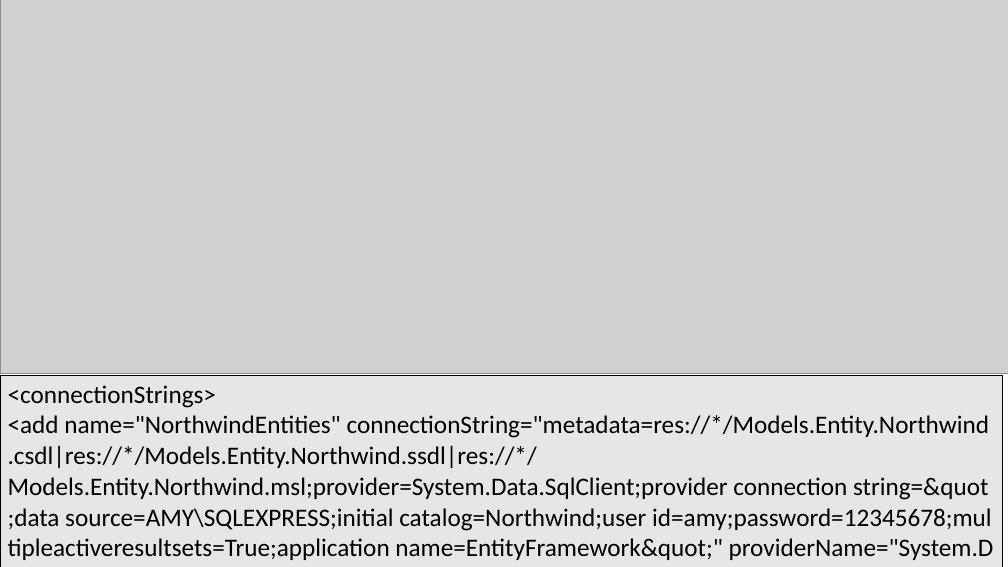
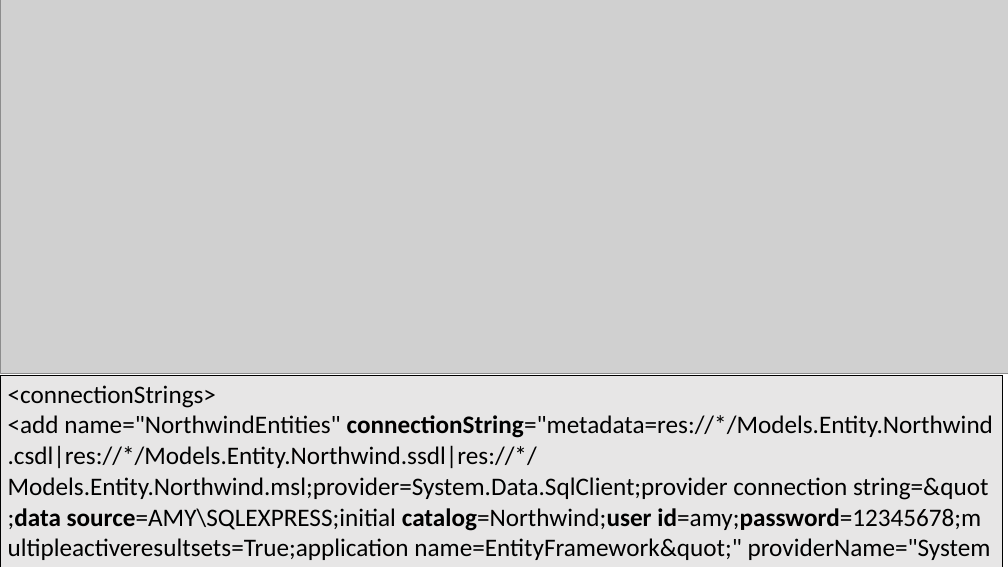
Before and after one commit to HueiYou/WebApiPractice, a slide deck: slide 58 of Web API教學與實做.pptx (slide 55 before the commit). Drawn at 1008x567 pixels with LibreOffice and Linux fonts; fonts in the diff are those of the drawing; grey boxes stand for pictures. Boxes give left, top, right and bottom in pixels: in the first picture for what was removed or moved away, otherwise in the second. Text is boxed around its words. In the diff, an @@ line names an element or a change of style, - is before the commit and + after.

```diff
--- a/Web API教學與實做.pptx
+++ b/Web API教學與實做.pptx
@@ table at (x1=0, y1=376, x2=1002, y2=565) @@
@@ bold on in "connectionString="metadata=res://*/Models.Entity.Northwind.c ..." @@
```
Also in this commit, not shown: 6 other slides changed, 1 slide added.
